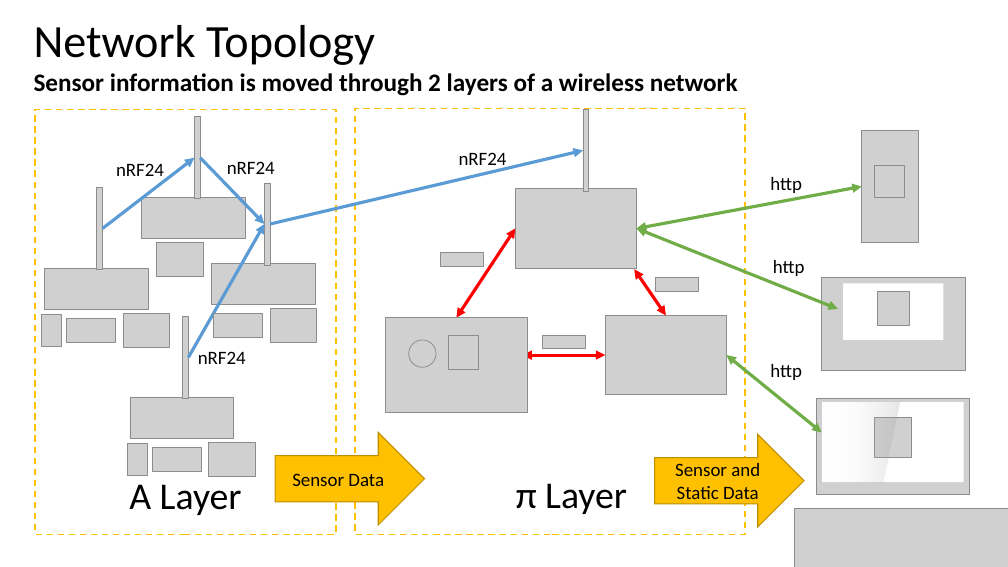
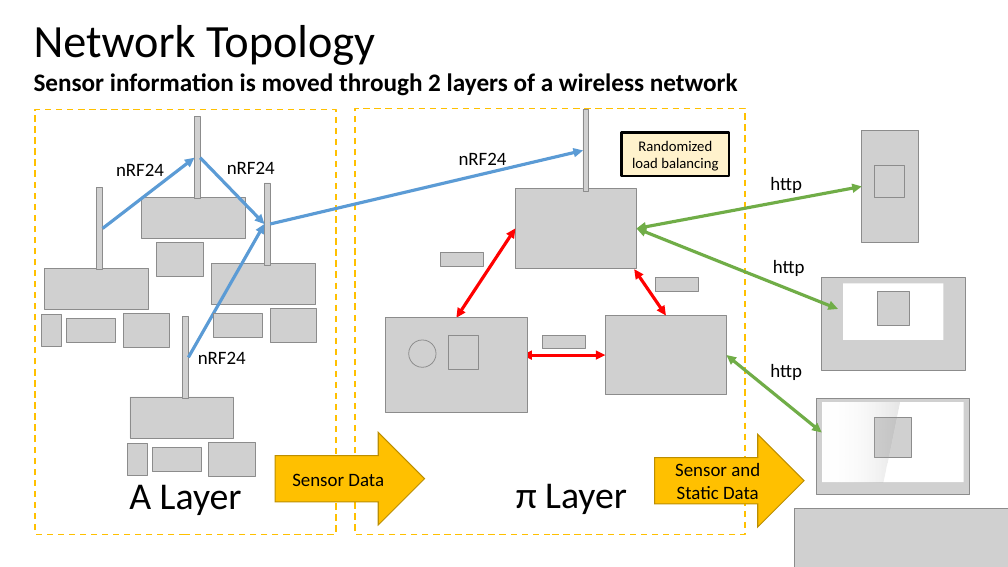
Before and after one commit to gregjhansell97/hive-map, a slide deck: slide 5 of presentation.pptx. Drawn at 1008x567 pixels with LibreOffice and Linux fonts; fonts in the diff are those of the drawing; grey boxes stand for pictures. Boxes give left, top, right and bottom in pixels: in the first picture for what was removed or moved away, otherwise in the second. Text is boxed around its words. In the diff, an @@ line names an element or a change of style, - is before the commit and + after.

```diff
--- a/presentation.pptx
+++ b/presentation.pptx
@@ rectangle added at (622,132,730,175), fill #FFF2CC, outline #000000 2.25 pt, 14 pt, text #000000 @@
+Randomized load balancing
```
